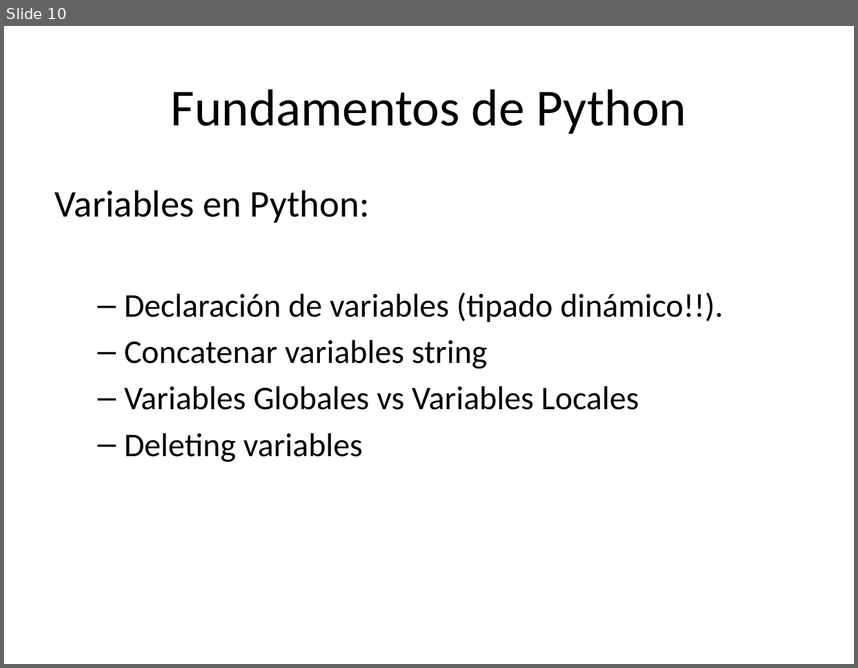
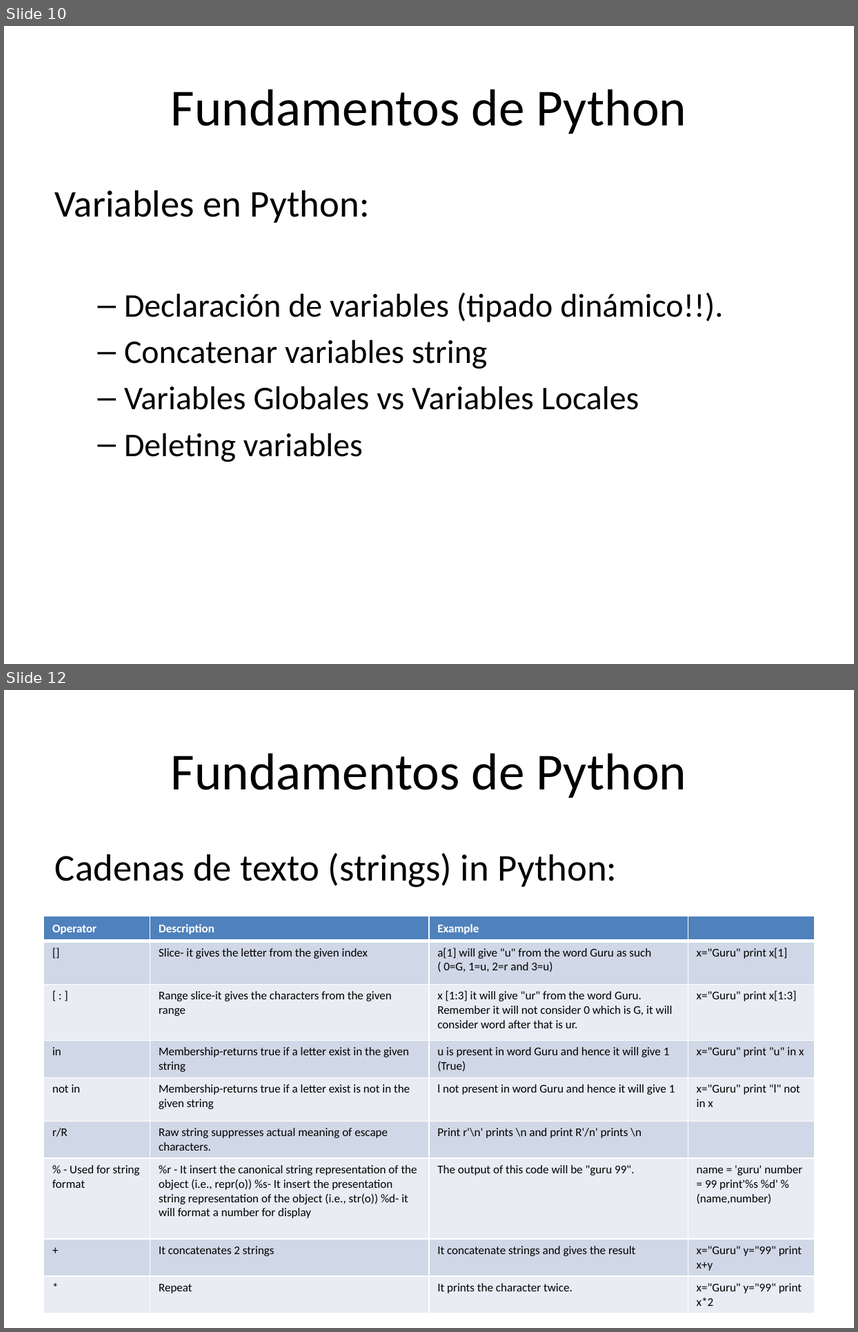
Before and after one commit to Kike-Ramirez/intro-py-td, a slide deck: docs/Python for TD Workshop - ROTOR.pptx. Shown one above the other, each under a label of ours: slide 10 before the commit, slides 10 and 12 after it; the slides between them are not shown. The pictures are 858x668 and 858x1332 pixels, drawn with LibreOffice and Linux fonts; fonts in the diff are those of the drawing. Boxes give left, top, right and bottom in pixels: in the first picture for what was removed or moved away, otherwise in the second. Text is boxed around its words. In the diff, an @@ line names an element or a change of style, - is before the commit and + after.

```diff
--- a/docs/Python for TD Workshop - ROTOR.pptx
+++ b/docs/Python for TD Workshop - ROTOR.pptx
@@ slide 12 added at <box>4,690,854,1328</box>, background #FFFFFF @@
@@ title added at <box>171,753,687,798</box>, 44 pt, text #000000 @@
+Fundamentos de Python
@@ text added at <box>55,853,617,887</box>, 32 pt, text #000000 @@
+Cadenas de texto (strings) in Python:
@@ table added at <box>44,916,814,1312</box>, 9 rows, 4 columns @@
+Operator | Description | Example | 
+[] | Slice- it gives the letter from the given index | a[1] will give "u" from the word Guru as such ( 0=G, 1=u, 2=r and 3=u) | x="Guru" print x[1]
+[ : ] | Range slice-it gives the characters from the given range | x [1:3] it will give "ur" from the word Guru. Remember it will not consider 0 which is G, it will consider word after that is ur. | x="Guru" print x[1:3]
+in | Membership-returns true if a letter exist in the given string | u is present in word Guru and hence it will give 1 (True) | x="Guru" print "u" in x
+not in | Membership-returns true if a letter exist is not in the given string | l not present in word Guru and hence it will give 1 | x="Guru" print "l" not in x
+r/R | Raw string suppresses actual meaning of escape characters. | Print r'\n' prints \n and print R'/n' prints \n | 
+% - Used for string format | %r - It insert the canonical string representation of the object (i.e., repr(o)) %s- It insert the presentation string representation of the object (i.e., str(o)) %d- it will format a number for display | The output of this code will be "guru 99". | name = 'guru' number = 99 print'%s %d' % (name,number)
++ | It concatenates 2 strings | It concatenate strings and gives the result | x="Guru" y="99" print x+y
+* | Repeat | It prints the character twice. | x="Guru" y="99" print x*2
```
Also in this commit, not shown: 2 slides changed, 3 other slides added, 8 other files.
